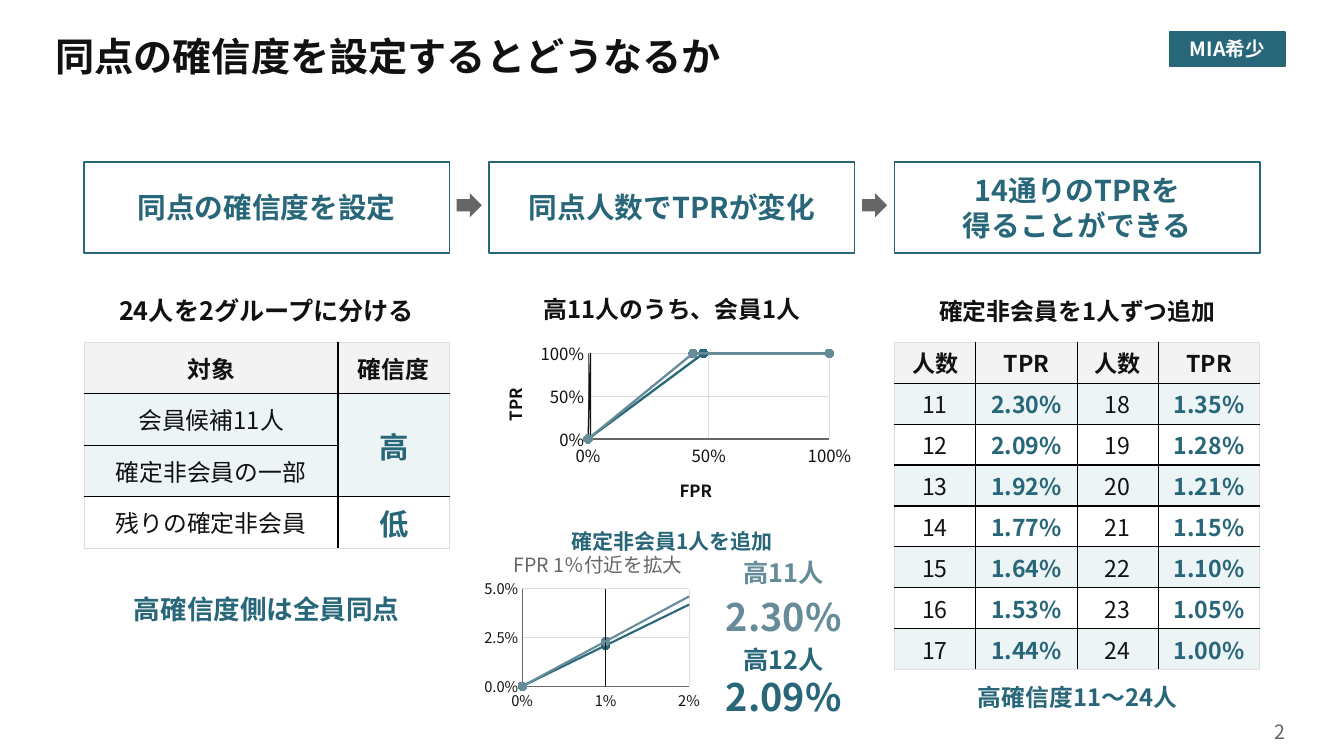
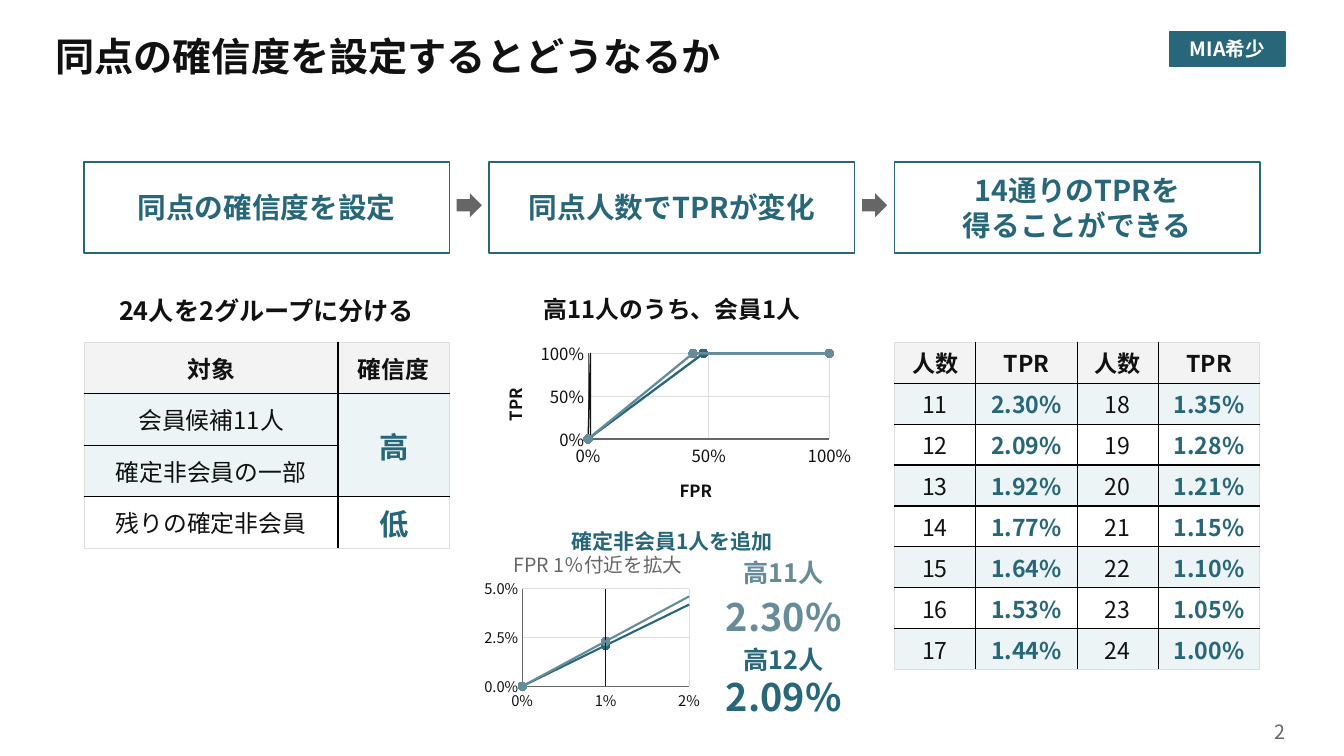
Before and after one commit to smsaku00/pwscup2026-sutehaji, a slide deck: slide 2 of 発表資料/Tashiro/MIA希少_Tashiro.pptx. Drawn at 1344x756 pixels with LibreOffice and Linux fonts; fonts in the diff are those of the drawing. Boxes give left, top, right and bottom in pixels: in the first picture for what was removed or moved away, otherwise in the second. Text is boxed around its words. In the diff, an @@ line names an element or a change of style, - is before the commit and + after.

```diff
--- a/発表資料/Tashiro/MIA希少_Tashiro.pptx
+++ b/発表資料/Tashiro/MIA希少_Tashiro.pptx
@@ text removed at [939,299,1215,322] @@
-確定非会員を1人ずつ追加
@@ text removed at [134,596,399,622] @@
-高確信度側は全員同点
@@ text removed at [978,685,1177,708] @@
-高確信度11〜24人
```
Also in this commit, not shown: 4 other slides changed, 1 other file.
